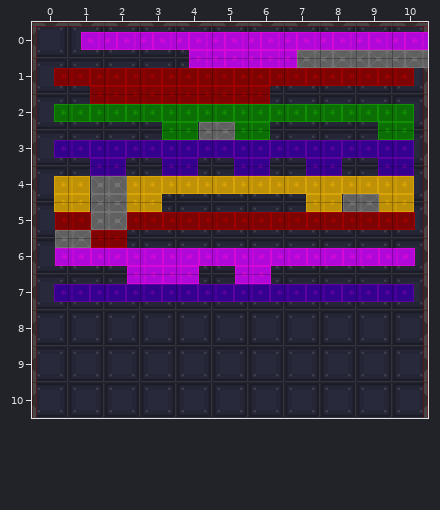
An edit to a level. Tiled map (JSON), assets/maps/level_1.json. The picture above is the old version.
Cells are 64x64 px. Shown: x 0..10, y 0..10.
After:
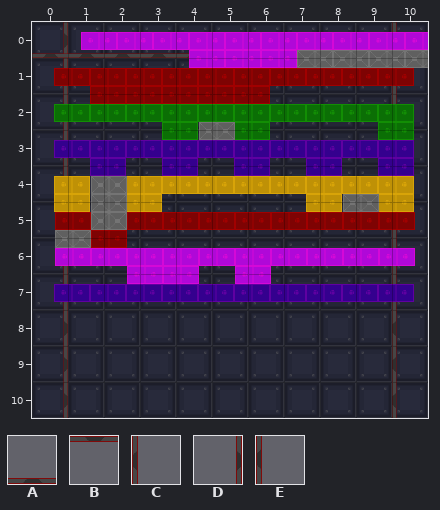
Key: from "images1": A 22, B 22 flipped up-down, C 23, D 23 flipped left-right, E 23 flipped up-down.
_ is an empty cell, . an unchanged one.
Change:
--- layer "walls_v"
@@ x 0..0 @@
- 0 E
- 1 C
- 2 C
- 3 C
- 4 C
- 5 C
- 6 C
- 7 C
- 8 C
- 9 C
-10 C
+ 0 D
+ 1 D
+ 2 D
+ 3 D
+ 4 D
+ 5 D
+ 6 D
+ 7 D
+ 8 D
+ 9 D
+10 D
--- layer "walls_v2"
@@ x 10..10 @@
- 0 D
- 1 D
- 2 D
- 3 D
- 4 D
- 5 D
- 6 D
- 7 D
- 8 D
- 9 D
-10 D
+ 0 C
+ 1 C
+ 2 C
+ 3 C
+ 4 C
+ 5 C
+ 6 C
+ 7 C
+ 8 C
+ 9 C
+10 C
--- layer "walls_h"
@@ x 0..10 @@
- 0 BBBBBBBBBBB
+ 0 AAAAAAAAAAA
